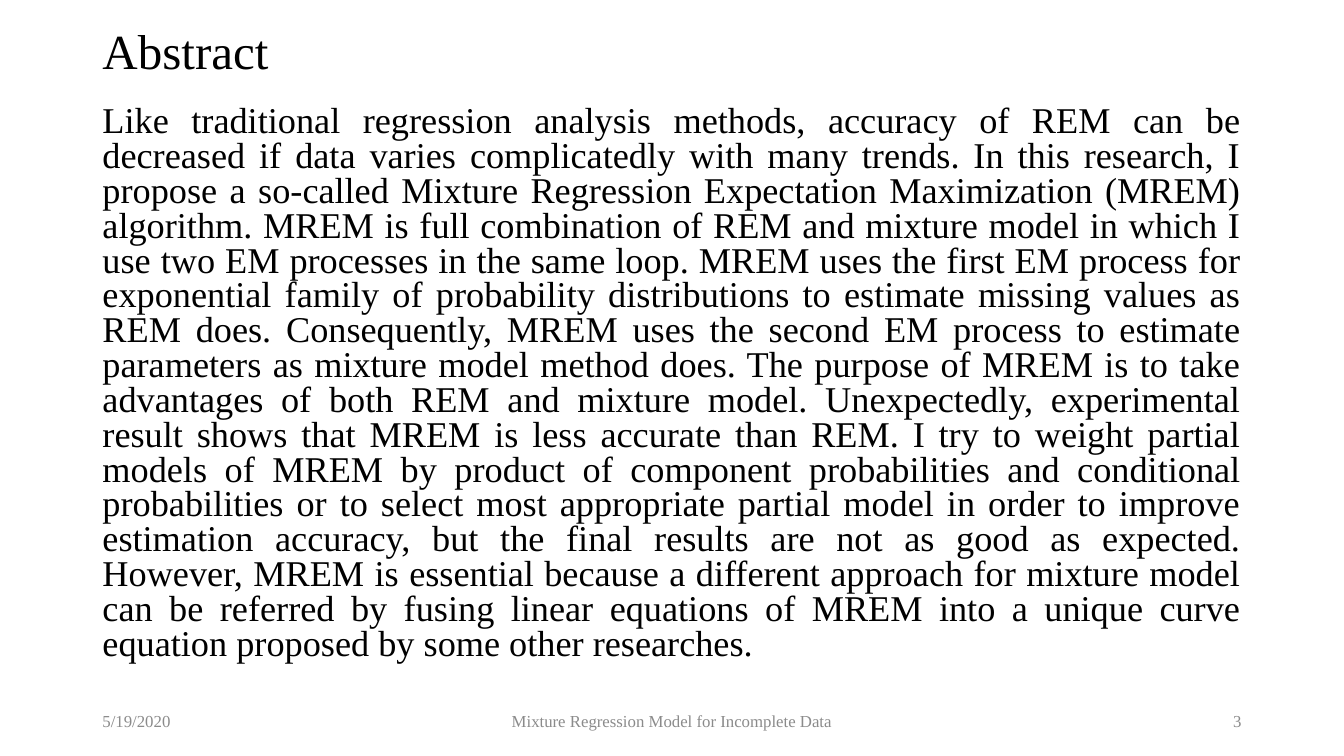
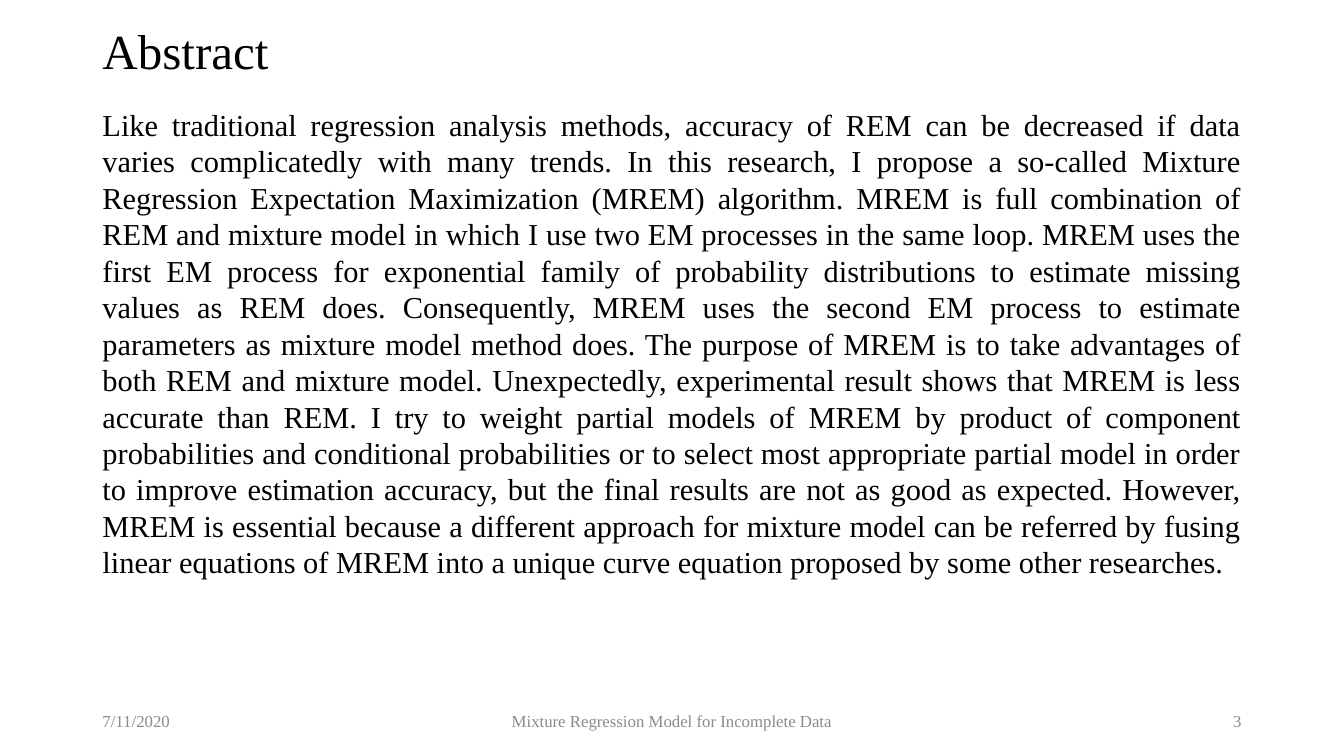
Before and after one commit to locnguyenacademic/sim, a slide deck: slide 3 of 2_design/MixtureRegressionModel/MixtureRegressionModel-RSC.pptx. Drawn at 1344x756 pixels with LibreOffice and Linux fonts; fonts in the diff are those of the drawing. Boxes give left, top, right and bottom in pixels: in the first picture for what was removed or moved away, otherwise in the second. Text is boxed around its words. In the diff, an @@ line names an element or a change of style, - is before the commit and + after.

```diff
--- a/2_design/MixtureRegressionModel/MixtureRegressionModel-RSC.pptx
+++ b/2_design/MixtureRegressionModel/MixtureRegressionModel-RSC.pptx
@@ text "Like traditional regression analysis methods, ..." at (x1=102, y1=114, x2=1241, y2=580): size 25.9 to 21.7 pt; line spacing 0.8 to 1 @@
@@ text at (x1=102, y1=716, x2=169, y2=727): text changed @@
-5/19/2020
+7/11/2020
```
Also in this commit, not shown: 9 other slides changed, 11 slides added.
